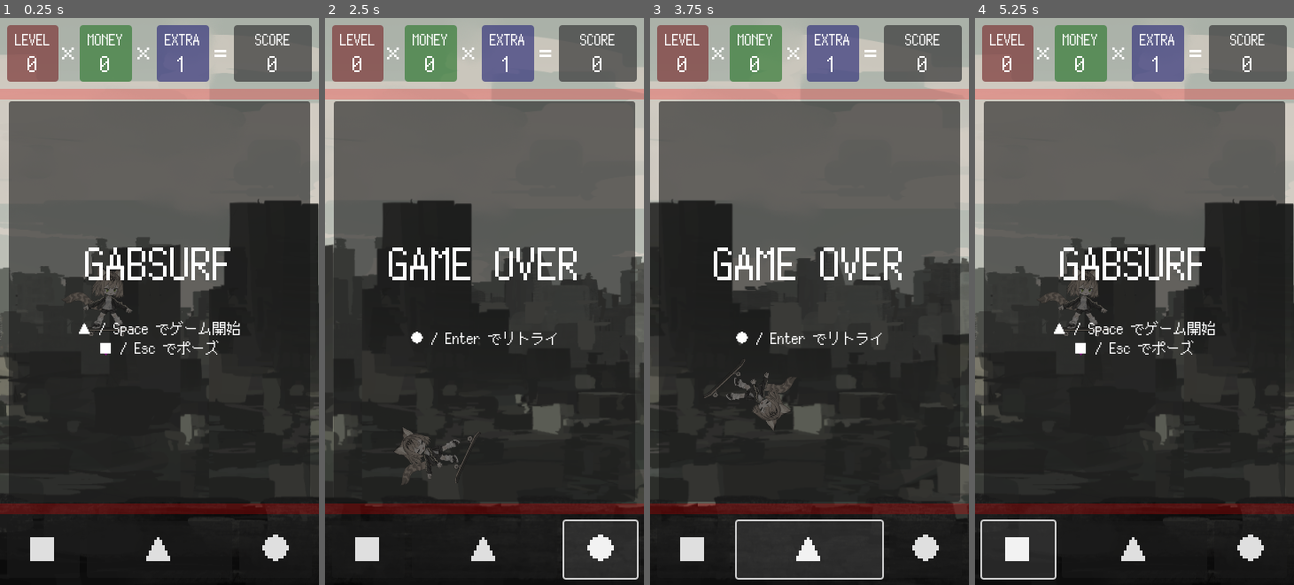
Above: before the commit, frames 1-4 (left to right).
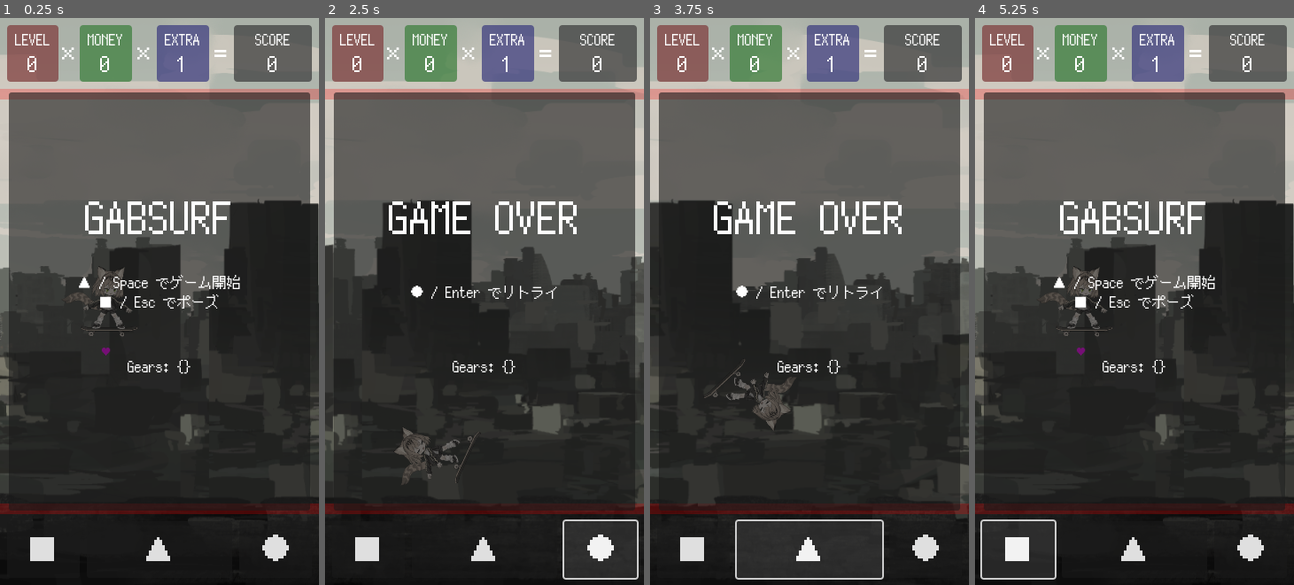
Above: after the commit, the same moments.

Repository: kamikoloss/gabsurf
Game: Godot game, scene res://scenes/main.tscn
Two runs of this game, one before a commit and one after it. Both use one fixed random seed, a clock stepped at 60 frames per second and the inputs below. Sound files missing from this copy of the repository are replaced by a short silence.
Inputs:
- Up to frame 1 (0.25 s): no input
- Up to frame 2 (2.5 s): click "■" at 0.5 s; click "▲" at 1.25 s; click "●" at 2 s
- Up to frame 3 (3.75 s): click "■" at 2.75 s; click "▲" at 3.5 s
- Up to frame 4 (5.25 s): click "●" at 4.25 s; click "■" at 5 s

The runs differ from the first frame. In frame 1, 6.1% of the frame differs, in the area x 2-98%, y 13-87%; in frame 2, 5.7%; in frame 3, 5.7%; in frame 4, 6.1%.

Commit message:
Gear をポーズ画面に出すようにした

Diff:
--- a/scenes/main.tscn
+++ b/scenes/main.tscn
@@ -270,9 +270,7 @@
 layout_mode = 2
 size_flags_vertical = 3
 theme_override_constants/margin_left = 10
-theme_override_constants/margin_top = 10
 theme_override_constants/margin_right = 10
-theme_override_constants/margin_bottom = 10
 
 [node name="Panel" type="Panel" parent="UI/CanvasLayer/Layout/Body"]
 layout_mode = 2
@@ -302,6 +300,16 @@
 Description"
 horizontal_alignment = 1
 vertical_alignment = 1
+
+[node name="Gears" type="Label" parent="UI/CanvasLayer/Layout/Body/Panel/Labels"]
+custom_minimum_size = Vector2(0, 80)
+layout_mode = 2
+theme_override_fonts/font = ExtResource("1_vc8gg")
+theme_override_font_sizes/font_size = 16
+text = "Gears: {AAAA,BBBB,CCCC}"
+horizontal_alignment = 1
+vertical_alignment = 1
+autowrap_mode = 3
 
 [node name="Footer" type="MarginContainer" parent="UI/CanvasLayer/Layout"]
 custom_minimum_size = Vector2(0, 80)
--- a/scenes/ui.gd
+++ b/scenes/ui.gd
@@ -5,10 +5,12 @@
 @onready var _panel_body = $CanvasLayer/Layout/Body/Panel
 @onready var _label_title = $CanvasLayer/Layout/Body/Panel/Labels/Title
 @onready var _label_description = $CanvasLayer/Layout/Body/Panel/Labels/Description
+@onready var _label_gears = $CanvasLayer/Layout/Body/Panel/Labels/Gears
 @onready var _label_level = $CanvasLayer/Layout/Header/VBoxContainer/Level/VBoxContainer/Label2
 @onready var _label_money = $CanvasLayer/Layout/Header/VBoxContainer/Money/VBoxContainer/Label2
 @onready var _label_extra = $CanvasLayer/Layout/Header/VBoxContainer/Extra/VBoxContainer/Label2
 @onready var _label_score = $CanvasLayer/Layout/Header/VBoxContainer/Score/VBoxContainer/Label2
+
 
 # Constants
 const LABEL_DURATION = 0.5 # (s)
@@ -63,6 +65,12 @@
 		_panel_body.visible = true
 		_label_title.text = "PAUSED"
 		_label_description.text = "▲ / Space でゲーム再開\n● / Enter でリトライ"
+		var _gears = "Gears: {"
+		for g in Gear.my_gears:
+			_gears += Gear.GEAR_INFO[g]["t"]
+			_gears += ","
+		_gears += "}"
+		_label_gears.text = _gears
 
 	Global.ui_paused.emit()
 
@@ -75,6 +83,7 @@
 	_panel_body.visible = true
 	_label_title.text = "GABSURF"
 	_label_description.text = "▲ / Space でゲーム開始\n■ / Esc でポーズ"
+	_label_gears.text = "Gears: {}"
 
 
 func _on_game_ended():
